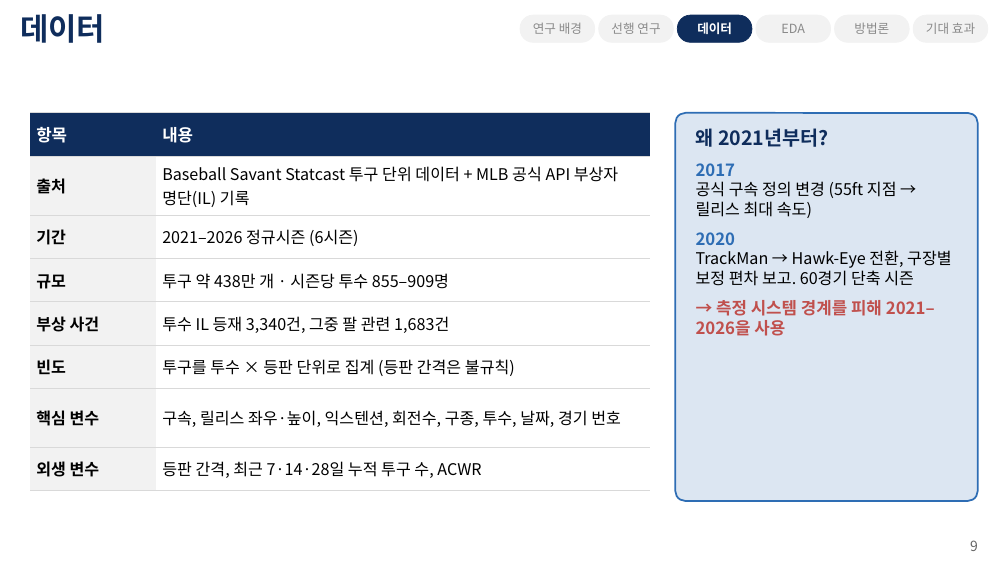
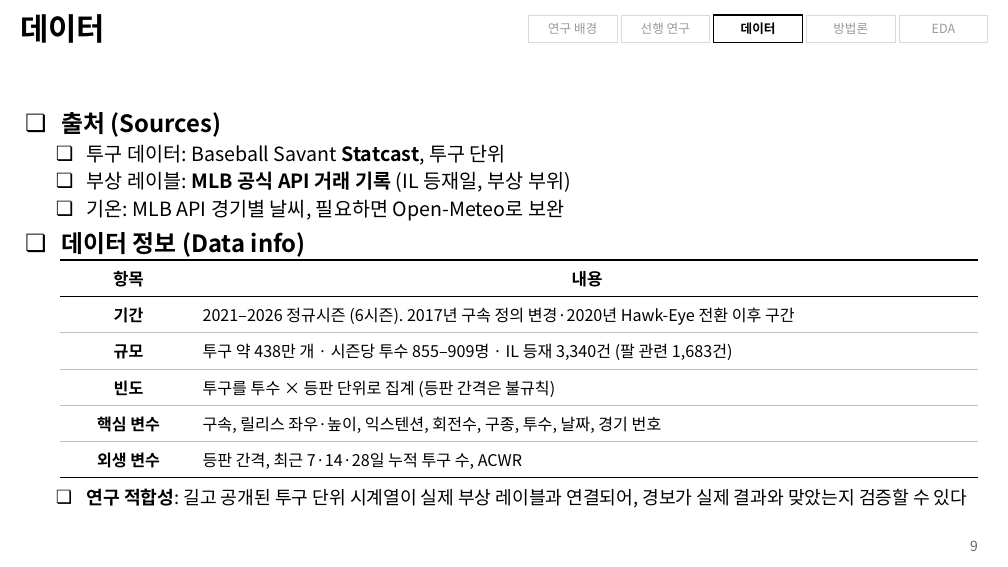
Before and after one commit to chirisjmmm/timeseries, a slide deck: slide 9 of presentation/투수부상_조기경보_제안발표_KO.pptx. Drawn at 1008x567 pixels with LibreOffice and Linux fonts; fonts in the diff are those of the drawing; background and template pictures are left out. Boxes give left, top, right and bottom in pixels: in the first picture for what was removed or moved away, otherwise in the second. Text is boxed around its words. In the diff, an @@ line names an element or a change of style, - is before the commit and + after.

```diff
--- a/presentation/투수부상_조기경보_제안발표_KO.pptx
+++ b/presentation/투수부상_조기경보_제안발표_KO.pptx
@@ title "데이터" at (20, 14, 105, 43): text colour #0F2D5C to #000000 @@
@@ rectangle "연구 배경": place and size @@
-rectangle "연구 배경" at (520, 15, 595, 42)
+rectangle "연구 배경" at (528, 15, 617, 42)
@@ rectangle "선행 연구": place and size @@
-rectangle "선행 연구" at (599, 15, 673, 42)
+rectangle "선행 연구" at (621, 15, 710, 42)
@@ rectangle "데이터": place and size @@
-rectangle "데이터" at (677, 15, 752, 42)
+rectangle "데이터" at (714, 15, 802, 42)
@@ rectangle "데이터" at (714, 15, 802, 42): text colour #FFFFFF to #000000; rounded rectangle to rectangle; fill #0F2D5C to none; outline #0F2D5C 0.5 pt to #000000 1 pt @@
@@ rectangle "방법론": place and size @@
-rectangle "방법론" at (835, 15, 909, 42)
+rectangle "방법론" at (806, 15, 895, 42)
@@ text colour #8A8A8A to #9A9A9A; rounded rectangle to rectangle; fill #F2F2F2 to none; outline #F2F2F2 0.5 pt to #D9D9D9 0.5 pt in 4 elements at (528, 15, 617, 42), (621, 15, 710, 42), (806, 15, 895, 42), (899, 15, 988, 42) @@
@@ rectangle "EDA": place and size @@
-rectangle "EDA" at (756, 15, 831, 42)
+rectangle "EDA" at (899, 15, 988, 42)
@@ rounded rectangle removed at (913, 15, 988, 42) @@
-기대 효과
@@ text added at (62, 112, 571, 257), 14 pt, text #000000 @@
+❏ 출처 (Sources)
+  ❏ 투구 데이터: Baseball Savant Statcast, 투구 단위
+  ❏ 부상 레이블: MLB 공식 API 거래 기록 (IL 등재일, 부상 부위)
+  ❏ 기온: MLB API 경기별 날씨, 필요하면 Open-Meteo로 보완
+❏ 데이터 정보 (Data info)
@@ rounded rectangle removed at (675, 113, 978, 501) @@
@@ text removed at (696, 128, 951, 336) @@
-왜 2021년부터?
-2017
-공식 구속 정의 변경 (55ft 지점 → 릴리스 최대 속도)
-2020
-TrackMan → Hawk-Eye 전환, 구장별 보정 편차 보고. 60경기 단축 시즌
-→ 측정 시스템 경계를 피해 2021–2026을 사용
@@ table at (60, 260, 978, 473) @@
-row 2: 출처 | Baseball Savant Statcast 투구 단위 데이터 + MLB 공식 API 부상자 명단(IL) 기록
-row 3: 기간 | 2021–2026 정규시즌 (6시즌)
-row 4: 규모 | 투구 약 438만 개 · 시즌당 투수 855–909명
-row 5: 부상 사건 | 투수 IL 등재 3,340건, 그중 팔 관련 1,683건
+row 2: 기간 | 2021–2026 정규시즌 (6시즌). 2017년 구속 정의 변경·2020년 Hawk-Eye 전환 이후 구간
+row 3: 규모 | 투구 약 438만 개 · 시즌당 투수 855–909명 · IL 등재 3,340건 (팔 관련 1,683건)
@@ table: place and size @@
-table at (30, 113, 650, 482)
+table at (60, 260, 978, 473)
@@ text added at (87, 488, 967, 508), 13 pt, text #000000 @@
+  ❏ 연구 적합성: 길고 공개된 투구 단위 시계열이 실제 부상 레이블과 연결되어, 경보가 실제 결과와 맞았는지 검증할 수 있다
```
Also in this commit, not shown: 17 other slides changed, 3 slides removed, 1 other file.
